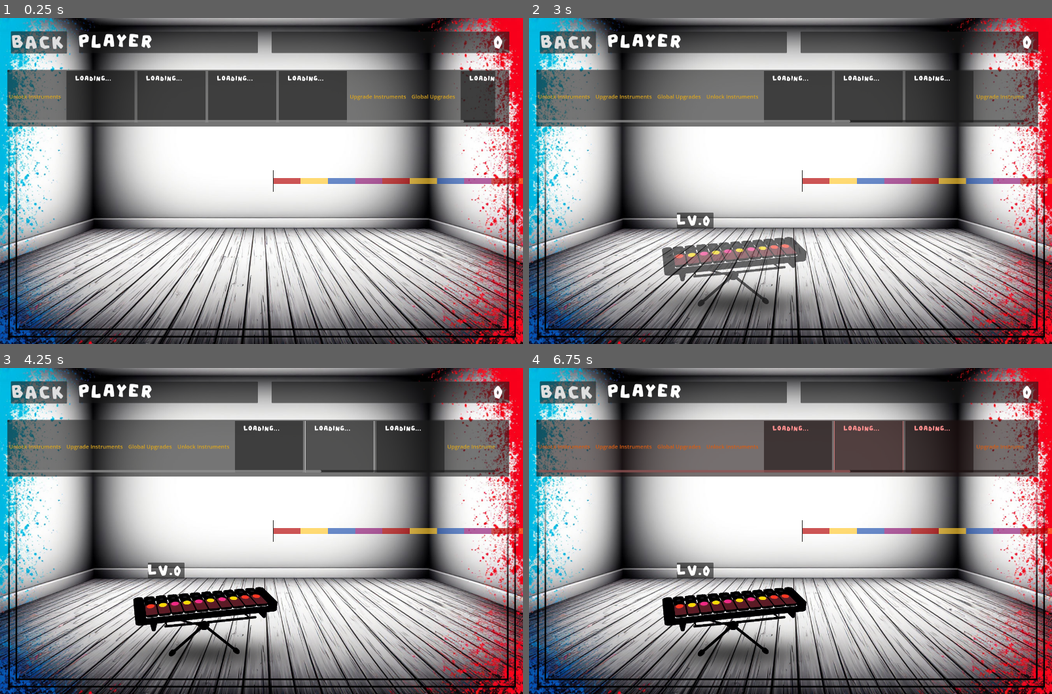
Above: before the commit, frames 1-4 (two rows, left to right).
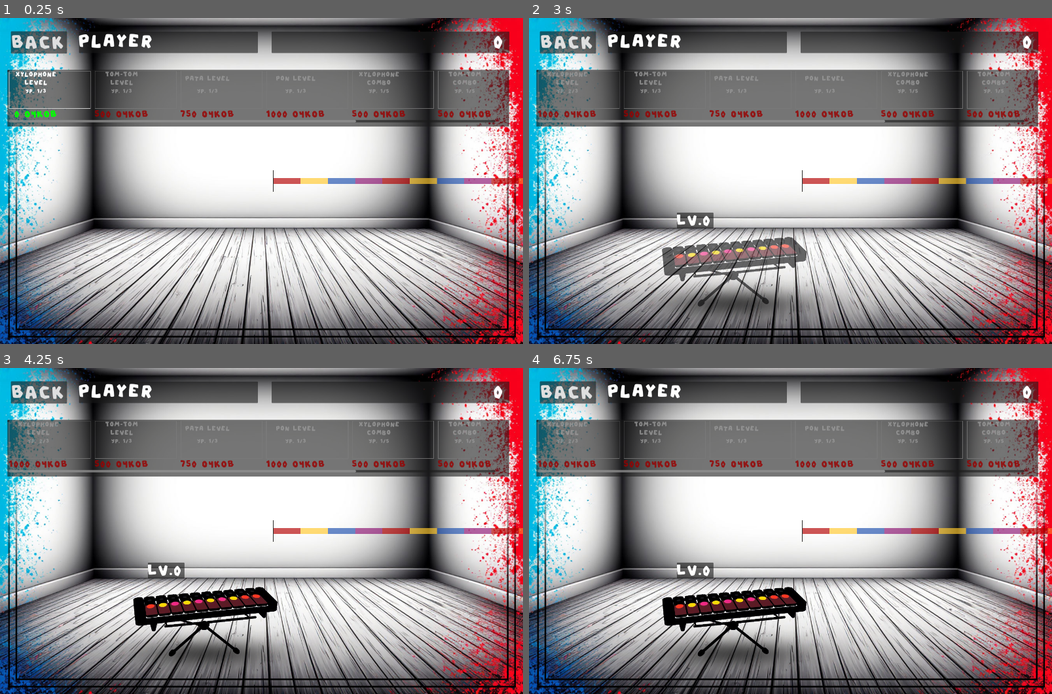
Above: after the commit, the same moments.

Repository: otumno/Bandgo
Game: Godot game, scene res://project/scenes/Game.tscn
Two runs of this game, one before a commit and one after it. Both use one fixed random seed, a clock stepped at 60 frames per second and the inputs below. This scene is started directly instead of the project's main scene.
Inputs (mouse positions are in pixels of both pictures, inside the frame that each line leads up to; where the layout moved, square brackets give the same spot in the first picture):
- Up to frame 1 (0.25 s): no input
- Up to frame 2 (3 s): click "BACK" at 0.5 s; click "GAME" at 1.25 s; click "Player Очки: 0" at 2 s; click (581, 89) [628, 96] at 2.75 s
- Up to frame 3 (4.25 s): click (339, 446) at 3.52 s
- Up to frame 4 (6.75 s): click (664, 439) at 4.27 s; click (936, 446) at 5.02 s; click (748, 439) at 5.77 s; click (837, 439) at 6.52 s

The runs differ from the first frame. In frame 1, 9.2% of the frame differs, in the area x 1-95%, y 16-33%; in frame 2, 6.3%; in frame 3, 6.3%; in frame 4, 7.3%.

Commit message:
Stable version!!!

Diff:
--- a/project/scenes/UpgradeButton.tscn
+++ b/project/scenes/UpgradeButton.tscn
@@ -1,7 +1,8 @@
-[gd_scene load_steps=3 format=3 uid="uid://cp0b23v5aeccl"]
+[gd_scene load_steps=4 format=3 uid="uid://cp0b23v5aeccl"]
 
 [ext_resource type="Script" uid="uid://dr1ejrtgvd4bx" path="res://project/scripts/UpgradeButton.gd" id="1_etlfq"]
 [ext_resource type="Theme" uid="uid://3pqwyww8rrpc" path="res://project/themes/new_theme.tres" id="2_rv0cg"]
+[ext_resource type="FontFile" uid="uid://incgx0y42xki" path="res://project/Fonts/TOYZ.otf" id="3_ey3af"]
 
 [node name="UpgradeButton" type="Button"]
 custom_minimum_size = Vector2(200, 190)
@@ -22,38 +23,37 @@
 alignment = 1
 
 [node name="NameLabel" type="Label" parent="HBoxContainer/VBoxContainer"]
-unique_name_in_owner = true
 custom_minimum_size = Vector2(170, 0)
 layout_mode = 2
 size_flags_vertical = 7
 theme = ExtResource("2_rv0cg")
+theme_override_fonts/font = ExtResource("3_ey3af")
 theme_override_font_sizes/font_size = 25
 horizontal_alignment = 1
 vertical_alignment = 1
 autowrap_mode = 3
 
 [node name="LevelLabel" type="Label" parent="HBoxContainer/VBoxContainer"]
-unique_name_in_owner = true
 custom_minimum_size = Vector2(170, 0)
 layout_mode = 2
 size_flags_vertical = 7
 theme = ExtResource("2_rv0cg")
+theme_override_fonts/font = ExtResource("3_ey3af")
 theme_override_font_sizes/font_size = 21
 horizontal_alignment = 1
 
 [node name="CostLabel" type="Label" parent="HBoxContainer/VBoxContainer"]
-unique_name_in_owner = true
 custom_minimum_size = Vector2(170, 0)
 layout_mode = 2
 size_flags_vertical = 7
 theme = ExtResource("2_rv0cg")
+theme_override_fonts/font = ExtResource("3_ey3af")
 theme_override_font_sizes/font_size = 36
 horizontal_alignment = 1
 vertical_alignment = 1
 uppercase = true
 
 [node name="LockOverlay" type="ColorRect" parent="HBoxContainer"]
-unique_name_in_owner = true
 layout_mode = 2
 mouse_filter = 2
 color = Color(0.54902, 0, 0, 0.439216)
--- a/project/scripts/UpgradeButton.gd
+++ b/project/scripts/UpgradeButton.gd
@@ -7,60 +7,115 @@
 
 var upgrade_id: String = ""
 var current_level: int = 0
-var gm: Node
 
 func _ready():
-	# Ждем полной инициализации
-	await get_tree().process_frame
-	gm = get_node("/root/GameManager") if has_node("/root/GameManager") else null
+	await get_tree().process_frame  # Ждем завершения загрузки сцены
+	if not _validate_nodes():
+		queue_free()
+		return
 
-	# Принудительно показываем элементы
-	if name_label:
-		name_label.show()
-		name_label.text = "Loading..."
-	if level_label: level_label.show()
-	if cost_label: cost_label.show()
-	if lock_icon: lock_icon.hide()
+	# Инициализация текста по умолчанию для диагностики
+	if name_label: name_label.text = "Loading..."
+	if level_label: level_label.text = "Ур. 0"
+	if cost_label: cost_label.text = "0 очков"
+
+	if lock_icon: lock_icon.visible = false
+	add_theme_stylebox_override("normal", get_theme_stylebox("panel"))
+	add_theme_stylebox_override("hover", get_theme_stylebox("panel_hover"))
+	add_theme_stylebox_override("pressed", get_theme_stylebox("panel_pressed"))
+
+	# Подключаем сигнал обновления очков
+	if has_node("/root/GameManager"):
+		GameManager.score_updated.connect(_on_score_updated)
+	print("UpgradeButton _ready: name_label=", name_label, " level_label=", level_label, " cost_label=", cost_label, " lock_icon=", lock_icon)
 
 func setup(id: String, settings: Dictionary, level: int):
 	upgrade_id = id
 	current_level = level
 
-	# Устанавливаем текст
+	if not _validate_settings(settings):
+		return
+
+	# Установка текста с проверкой на null
 	if name_label:
-		name_label.text = settings.get("name", "NO NAME")
+		var display_name = settings.get("name", "Unknown Upgrade")
+		name_label.text = display_name
 		name_label.horizontal_alignment = HORIZONTAL_ALIGNMENT_CENTER
+		print("Setting name_label to: ", display_name, " for upgrade_id: ", id)
 
 	if level_label:
-		level_label.text = "Lv.%d" % (level + 1)
+		var max_level = settings["cost_per_level"].size()
+		level_label.text = "Ур. %d/%d" % [level + 1, max_level]
 		level_label.horizontal_alignment = HORIZONTAL_ALIGNMENT_CENTER
+		print("Setting level_label to: Ур. %d/%d for upgrade_id: ", id, level + 1, max_level)
 
+	if cost_label:
+		var costs = settings["cost_per_level"]
+		if level < costs.size():
+			cost_label.text = "%d очков" % costs[level]
+			cost_label.horizontal_alignment = HORIZONTAL_ALIGNMENT_CENTER
+			_update_affordability(costs[level])
+			print("Setting cost_label to: %d очков for upgrade_id: ", id, costs[level])
+		else:
+			cost_label.text = "MAX"
+			cost_label.horizontal_alignment = HORIZONTAL_ALIGNMENT_CENTER
+			if lock_icon:
+				lock_icon.visible = true
+				modulate = Color(0.7, 0.7, 0.7)
+			print("Setting cost_label to: MAX for upgrade_id: ", id)
+
+	# Отладочный вывод
+	print("UpgradeButton setup: id=%s, name=%s, level=%d, cost=%s" % [id, name_label.text if name_label else "N/A", level + 1, cost_label.text if cost_label else "N/A"])
+
+func _validate_nodes() -> bool:
+	var valid = true
+
+	if not name_label:
+		push_error("NameLabel not found!")
+		valid = false
+	if not level_label:
+		push_error("LevelLabel not found!")
+		valid = false
+	if not cost_label:
+		push_error("CostLabel not found!")
+		valid = false
+	if not lock_icon:
+		push_error("LockOverlay not found!")
+		valid = false
+
+	return valid
+
+func _validate_settings(settings: Dictionary) -> bool:
+	if settings.is_empty():
+		push_error("Empty upgrade settings!")
+		return false
+	if not settings.has("cost_per_level"):
+		push_error("Missing cost_per_level in settings!")
+		return false
+	if not settings.has("name"):
+		push_warning("Missing name in settings for upgrade_id: ", upgrade_id)
+	return true
+
+func _on_score_updated(_new_score: int):
+	var settings = GlobalBalanceManager.upgrades_settings.get(upgrade_id, {})
 	var costs = settings.get("cost_per_level", [])
-	if cost_label:
-		cost_label.text = "%d pts" % costs[level] if level < costs.size() else "MAX"
-		cost_label.horizontal_alignment = HORIZONTAL_ALIGNMENT_CENTER
-
-	# Настройка видимости
-	self.text = ""
-	self.custom_minimum_size = Vector2(250, 80)
-
-	# Обновляем доступность
-	if gm:
-		_update_affordability(costs[level] if level < costs.size() else 0)
+	if current_level < costs.size() and cost_label:
+		_update_affordability(costs[current_level])
 
 func _update_affordability(cost: int):
-	if not gm:
+	if not has_node("/root/GameManager") or not cost_label:
 		return
 
-	var can_afford = gm.score >= cost
+	var can_afford = GameManager.score >= cost
+	print("Upgrade: ", upgrade_id, " | Cost: ", cost, " | Score: ", GameManager.score, " | Can afford: ", can_afford)
+
 	modulate = Color.WHITE if can_afford else Color(0.6, 0.6, 0.6, 0.8)
 	if lock_icon:
 		lock_icon.visible = not can_afford
-	if cost_label:
-		cost_label.modulate = Color.GREEN if can_afford else Color.RED
+	cost_label.modulate = Color.GREEN if can_afford else Color.RED
 
 func _on_pressed():
-	if not gm:
+	if not has_node("/root/GameManager"):
 		return
 
 	var settings = GlobalBalanceManager.upgrades_settings.get(upgrade_id, {})
@@ -69,5 +124,5 @@
 	if current_level >= costs.size():
 		return
 
-	if gm.upgrade(upgrade_id, costs[current_level]):
+	if GameManager.upgrade(upgrade_id, costs[current_level]):
 		queue_free()
--- a/project/scripts/UpgradeMenu.gd
+++ b/project/scripts/UpgradeMenu.gd
@@ -8,149 +8,77 @@
 
 var upgrade_button_scene = preload("res://project/scenes/UpgradeButton.tscn")
 
-const BUTTON_MARGIN := 10
-const SECTION_HEADER_MARGIN := 20
+# Настройки размера кнопок
+const BUTTON_WIDTH := 300
+const BUTTON_HEIGHT := 120
+const BUTTON_MARGIN := 15
 
 func _ready():
-	# Инициализация GameManager
-	var gm = get_node_or_null("/root/GameManager")
-	if not gm:
-		push_error("GameManager not found!")
-		return
+	# Настройка контейнера
+	upgrades_container.custom_minimum_size.y = BUTTON_HEIGHT + 20
+	upgrades_container.add_theme_constant_override("separation", BUTTON_MARGIN)
 
-	# Настройка контейнера
-	if not upgrades_container:
-		upgrades_container = HBoxContainer.new()
-		scroll_container.add_child(upgrades_container)
-
-	upgrades_container.add_theme_constant_override("separation", BUTTON_MARGIN)
 	close_button.pressed.connect(hide)
-	gm.upgrades_updated.connect(update_upgrades_list)
+	GameManager.upgrades_updated.connect(update_upgrades_list)
 	update_upgrades_list()
 
 func update_upgrades_list():
-	# Очистка только кнопок (сохраняем заголовки)
+	# Очистка старых кнопок
 	for child in upgrades_container.get_children():
-		if not (child is Label or child.get_class() == "Control"):
-			child.queue_free()
+		child.queue_free()
 
-	await get_tree().process_frame
+	await get_tree().process_frame  # Ждем завершения очистки
 
-	# Создаем разделы
-	_add_section_header("Unlock Instruments")
-	_create_unlock_buttons()
+	# Отладочный вывод данных
+	print("Available upgrades: ", GlobalBalanceManager.upgrades_settings)
 
-	_add_section_header("Upgrade Instruments")
-	for instrument in GameManager.unlocked_instruments:
-		_create_instrument_upgrades(instrument)
+	# Создаем новые кнопки
+	for upgrade_id in GlobalBalanceManager.upgrades_settings:
+		var settings = GlobalBalanceManager.upgrades_settings[upgrade_id]
+		var current_level = GameManager.upgrade_levels.get(upgrade_id, 0)
+		print("Processing upgrade_id: ", upgrade_id, " | settings: ", settings, " | current_level: ", current_level)
 
-	_add_section_header("Global Upgrades")
-	_create_global_upgrades()
-
-func _add_section_header(title: String):
-	var header = Label.new()
-	header.text = title
-	header.horizontal_alignment = HORIZONTAL_ALIGNMENT_CENTER
-	header.add_theme_font_size_override("font_size", 20)
-	header.add_theme_color_override("font_color", Color.GOLDENROD)
-	upgrades_container.add_child(header)
-
-	var margin = Control.new()
-	margin.custom_minimum_size.y = SECTION_HEADER_MARGIN
-	upgrades_container.add_child(margin)
-
-func _create_unlock_buttons():
-	for inst_type in GlobalBalanceManager.initial_instruments:
-		if not GameManager.unlocked_instruments.has(inst_type):
-			var settings = GlobalBalanceManager.initial_instruments[inst_type]
+		if current_level < settings["cost_per_level"].size():
 			var button = upgrade_button_scene.instantiate()
 
-			button.setup(
-				inst_type + "_unlock",
-				{
-					"name": "Unlock " + settings["display_name"],
-					"cost_per_level": [settings["initial_cost"]],
-					"bonus_per_level": [1]
-				},
-				0
-			)
-			button.pressed.connect(_on_upgrade_pressed.bind(inst_type + "_unlock"))
+			# Настройка размера и положения
+			button.custom_minimum_size = Vector2(BUTTON_WIDTH, BUTTON_HEIGHT)
+			button.size_flags_horizontal = Control.SIZE_SHRINK_CENTER
+
 			upgrades_container.add_child(button)
 
-func _create_instrument_upgrades(instrument: String):
-	var current_level = GameManager.get_instrument_level(instrument)
+			# Небольшая задержка для инициализации
+			await get_tree().process_frame
 
-	# Улучшение уровня инструмента
-	if current_level < GlobalBalanceManager.get_max_instrument_level(instrument):
-		var button = upgrade_button_scene.instantiate()
-		button.setup(
-			instrument + "_unlock",
-			GlobalBalanceManager.upgrades_settings.get(instrument + "_unlock", {}),
-			current_level
-		)
-		button.pressed.connect(_on_upgrade_pressed.bind(instrument + "_unlock"))
-		upgrades_container.add_child(button)
-
-	# Улучшение комбо
-	var combo_level = GameManager.upgrade_levels.get(instrument + "_combo", 0)
-	if combo_level < 5:  # Максимум 5 уровней комбо
-		var button = upgrade_button_scene.instantiate()
-		button.setup(
-			instrument + "_combo",
-			{
-				"name": instrument.capitalize() + " Combo",
-				"cost_per_level": [500, 1000, 2000, 4000, 8000],
-				"bonus_per_level": [2, 4, 6, 8, 10]
-			},
-			combo_level
-		)
-		button.pressed.connect(_on_upgrade_pressed.bind(instrument + "_combo"))
-		upgrades_container.add_child(button)
-
-func _create_global_upgrades():
-	for upgrade_id in GlobalBalanceManager.global_upgrades:
-		var current_level = GameManager.upgrade_levels.get(upgrade_id, 0)
-		if current_level < GlobalBalanceManager.global_upgrades[upgrade_id]["cost_per_level"].size():
-			var button = upgrade_button_scene.instantiate()
-			button.setup(
-				upgrade_id,
-				GlobalBalanceManager.global_upgrades[upgrade_id],
-				current_level
-			)
-			button.pressed.connect(_on_upgrade_pressed.bind(upgrade_id))
-			upgrades_container.add_child(button)
+			# Проверяем наличие метода setup
+			if button.has_method("setup"):
+				button.setup(upgrade_id, settings, current_level)
+				button.pressed.connect(_on_upgrade_pressed.bind(upgrade_id))
+				print("Setup called for upgrade_id: ", upgrade_id, " with name: ", settings.get("name", "Unknown"))
+			else:
+				# Вызываем напрямую как обходной путь
+				print("WARNING: has_method('setup') returned false for ", upgrade_id)
+				button.setup(upgrade_id, settings, current_level)
+				button.pressed.connect(_on_upgrade_pressed.bind(upgrade_id))
+				print("Setup called directly for upgrade_id: ", upgrade_id, " with name: ", settings.get("name", "Unknown"))
 
 func _on_upgrade_pressed(upgrade_id: String):
-	var gm = get_node_or_null("/root/GameManager")
-	if not gm:
-		error_sound.play()
-		return
-
-	var settings: Dictionary
-	if upgrade_id in GlobalBalanceManager.global_upgrades:
-		settings = GlobalBalanceManager.global_upgrades[upgrade_id]
-	elif upgrade_id.ends_with("_combo"):
-		settings = {
-			"cost_per_level": [500, 1000, 2000, 4000, 8000],
-			"bonus_per_level": [2, 4, 6, 8, 10]
-		}
-	else:
-		settings = GlobalBalanceManager.upgrades_settings.get(upgrade_id, {})
-
-	var current_level = gm.upgrade_levels.get(upgrade_id, 0)
+	var settings = GlobalBalanceManager.upgrades_settings.get(upgrade_id, {})
+	var current_level = GameManager.upgrade_levels.get(upgrade_id, 0)
 	var costs = settings.get("cost_per_level", [])
 
 	if current_level >= costs.size():
-		error_sound.play()
 		return
 
-	if gm.upgrade(upgrade_id, costs[current_level]):
+	var cost = costs[current_level]
+
+	if GameManager.upgrade(upgrade_id, cost):
 		purchase_sound.play()
 	else:
 		error_sound.play()
-		_animate_error_feedback()
+		animate_error()
 
-func _animate_error_feedback():
-	var tween = create_tween()
-	tween.tween_property(self, "modulate", Color(1, 0.5, 0.5), 0.1)
-	tween.tween_property(self, "modulate", Color.WHITE, 0.4)
+func animate_error():
+	var tween = create_tween().set_parallel(true)
+	tween.tween_property(self, "modulate", Color.RED, 0.1)
+	tween.tween_property(self, "modulate", Color.WHITE, 0.3)
